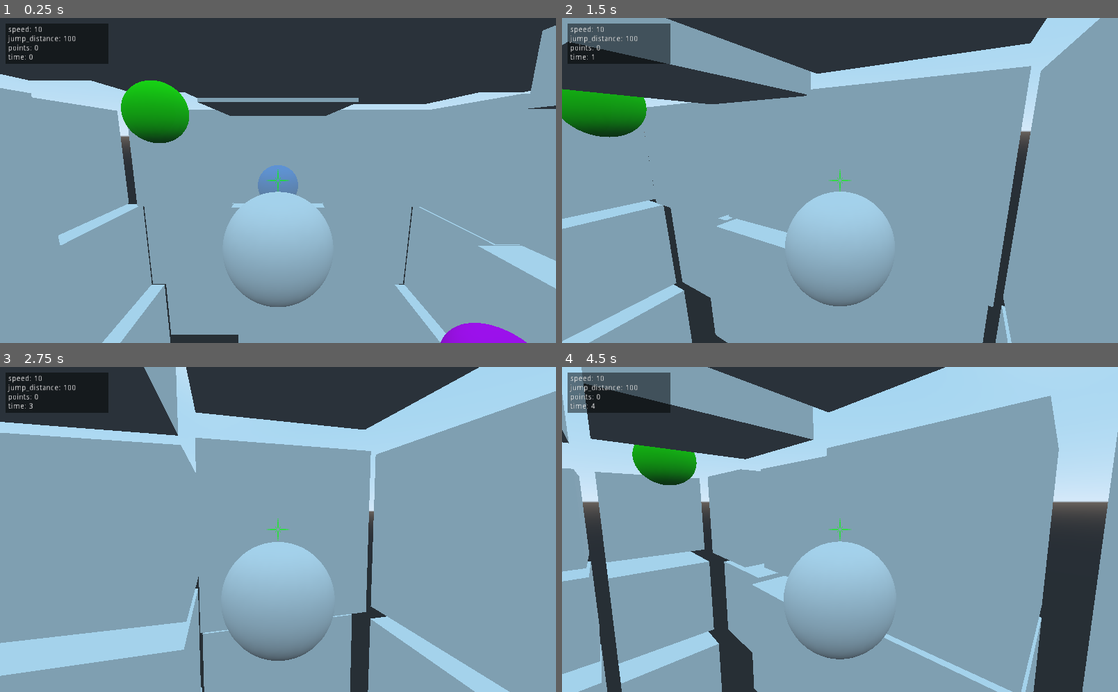
Above: before the commit, frames 1-4 (two rows, left to right).
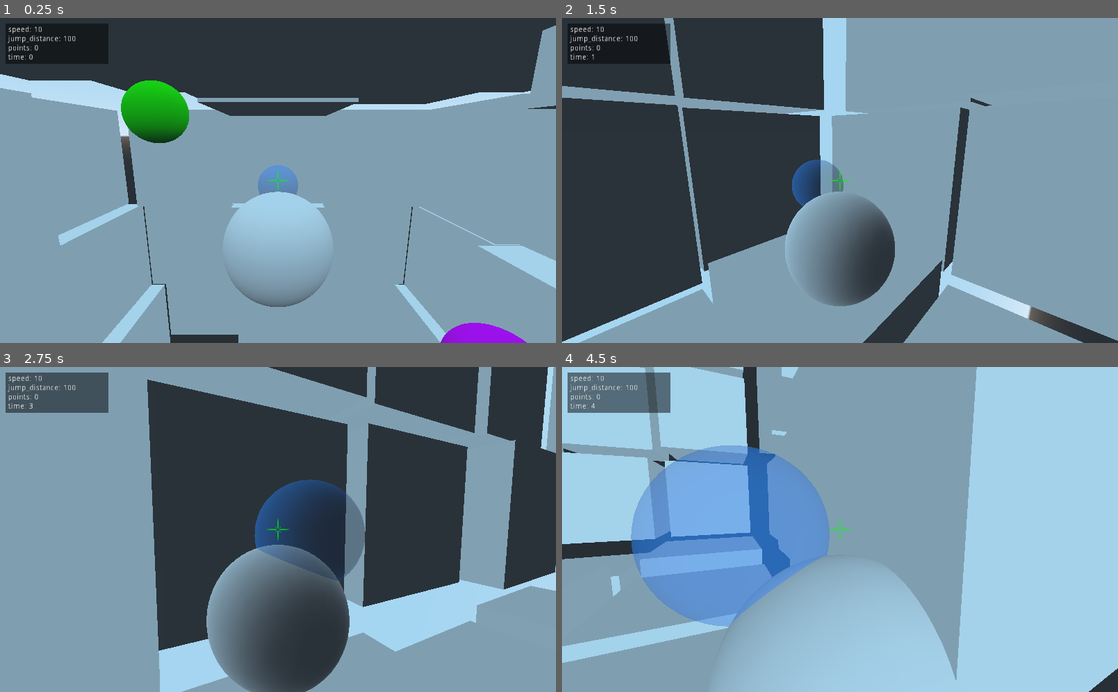
Above: after the commit, the same moments.

Repository: winston-yallow/leaps_and_bounds
Game: Godot game, scene res://levels/00_TestLevel.tscn
Same seed, same stepped clock (60 frames per second), same inputs: the game is played once before the commit and once after it.
Inputs (mouse positions are in pixels of both pictures, inside the frame that each line leads up to):
- Up to frame 1 (0.25 s): no input
- Up to frame 2 (1.5 s): move the mouse to (867, 180) at 0.52 s; click (867, 180) at 0.77 s; move the mouse to (812, 180) at 1.27 s
- Up to frame 3 (2.75 s): click (250, 529) at 1.52 s; move the mouse to (289, 523) at 2.02 s
- Up to frame 4 (4.5 s): move the mouse to (834, 536) at 2.77 s; click (834, 536) at 3.02 s; move the mouse to (878, 532) at 3.52 s; click (878, 532) at 3.77 s; move the mouse to (795, 526) at 4.27 s

The runs differ from the first frame. In frame 1, less than 0.1% of the frame differs, in the area x 48-52%, y 45-46%; in frame 2, 49%; in frame 3, 62%; in frame 4, 71%, in the area x 0-100%, y 0-100%.

Commit message:
Adjust player transform to match target surface

Diff:
--- a/game/player/Player.gd
+++ b/game/player/Player.gd
@@ -67,7 +67,7 @@
 func _input(event: InputEvent) -> void:
     if current_state == STATE.WAITING:
         if event is InputEventMouseMotion:
-            rotate_y(-event.relative.x * mouse_sensitivity)
+            rotate_object_local(Vector3.UP, -event.relative.x * mouse_sensitivity)
             cam_pivot.rotate_x(-event.relative.y * mouse_sensitivity)
             cam_pivot.rotation_degrees.x = clamp(
                 cam_pivot.rotation_degrees.x,
@@ -104,9 +104,12 @@
         var to := from + (direction * ray_length)
         var result := space_state.intersect_ray(from, to)
         if result and result.collider != jump_target.anchor:
+            var up := result.normal as Vector3
+            var right := -up.cross(direction).normalized()
+            var back := -up.cross(right).normalized()
             current_ray_target = DynamicTransform.new(
                 Transform(
-                    global_transform.basis,
+                    Basis(right, up, back),
                     result.position + (result.normal * distance_from_objects)
                 ),
                 result.collider
